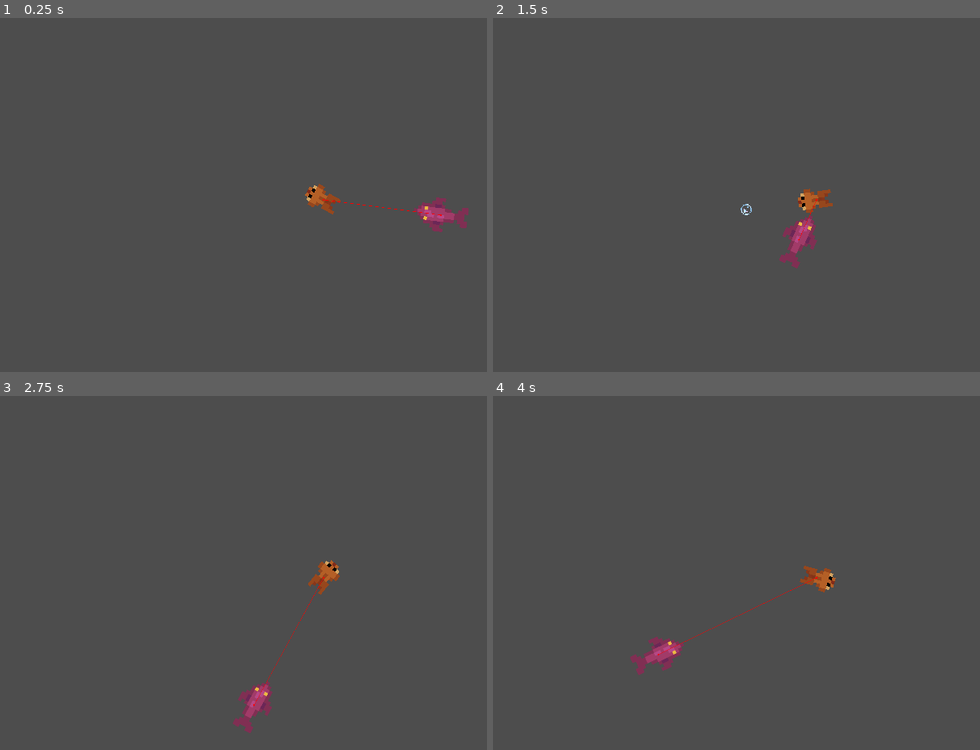
Above: before the commit, frames 1-4 (two rows, left to right).
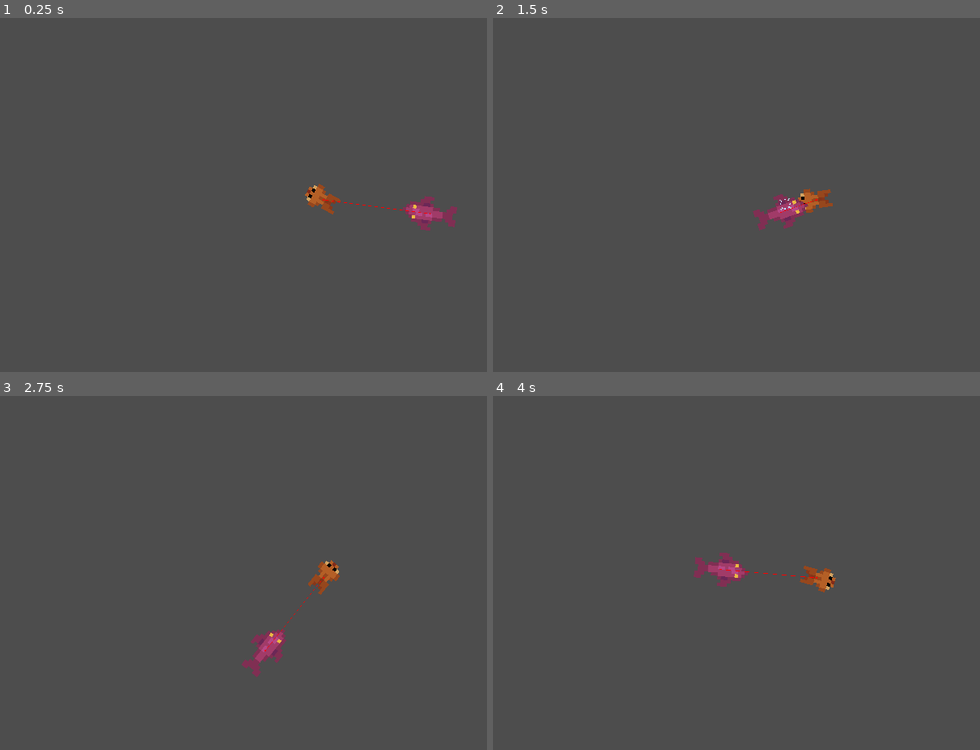
Above: after the commit, the same moments.

Repository: canaryincoalmine/Fish-Society-and-its-Bubbles
Game: Godot game, scene res://Code/Screens/Main.tscn
Same seed, same stepped clock (60 frames per second), same inputs: the game is played once before the commit and once after it.
Inputs (mouse positions are in pixels of both pictures, inside the frame that each line leads up to):
- Up to frame 1 (0.25 s): no input
- Up to frame 2 (1.5 s): move the mouse to (960, 180) at 0.52 s; tap Space (dash) at 0.6 s; move the mouse to (687, 219) at 1.27 s; click (687, 219) at 1.35 s
- Up to frame 3 (2.75 s): move the mouse to (389, 498) at 2.02 s; tap Space (dash) at 2.1 s
- Up to frame 4 (4 s): move the mouse to (785, 650) at 2.77 s; click (785, 650) at 2.85 s; move the mouse to (outside the picture) at 3.52 s; tap Space (dash) at 3.6 s

The runs differ from the first frame. In frame 1, 0.7% of the frame differs, in the area x 68-97%, y 50-61%; in frame 2, 1.1%; in frame 3, 1.1%; in frame 4, 1.2%, in the area x 28-67%, y 44-79%.

Commit message:
Fixed enemy tracking.

Diff:
--- a/Code/Enemies/Cod/cod.gd
+++ b/Code/Enemies/Cod/cod.gd
@@ -1,9 +1,9 @@
 extends CharacterBody2D
 
-@export var SPEED = 30
-@export var target_to_chase: Node2D
-@onready var navigation_agent := $NavigationAgent2D as NavigationAgent2D
+@onready var navigation_agent: NavigationAgent2D = $NavigationAgent2D
+@export var target_to_chase: CharacterBody2D
 
+const SPEED = 180.0
 func _ready() -> void:
 	set_physics_process(false)
 	call_deferred("wait_for_physics")
@@ -13,6 +13,8 @@
 	set_physics_process(true)
 
 func _physics_process(delta: float) -> void:
+	if navigation_agent.is_navigation_finished() and target_to_chase.global_position == navigation_agent.target_position:
+		return
 	look_at(target_to_chase.global_position)
 	navigation_agent.target_position = target_to_chase.global_position
 	velocity = global_position.direction_to(navigation_agent.get_next_path_position()) * SPEED
